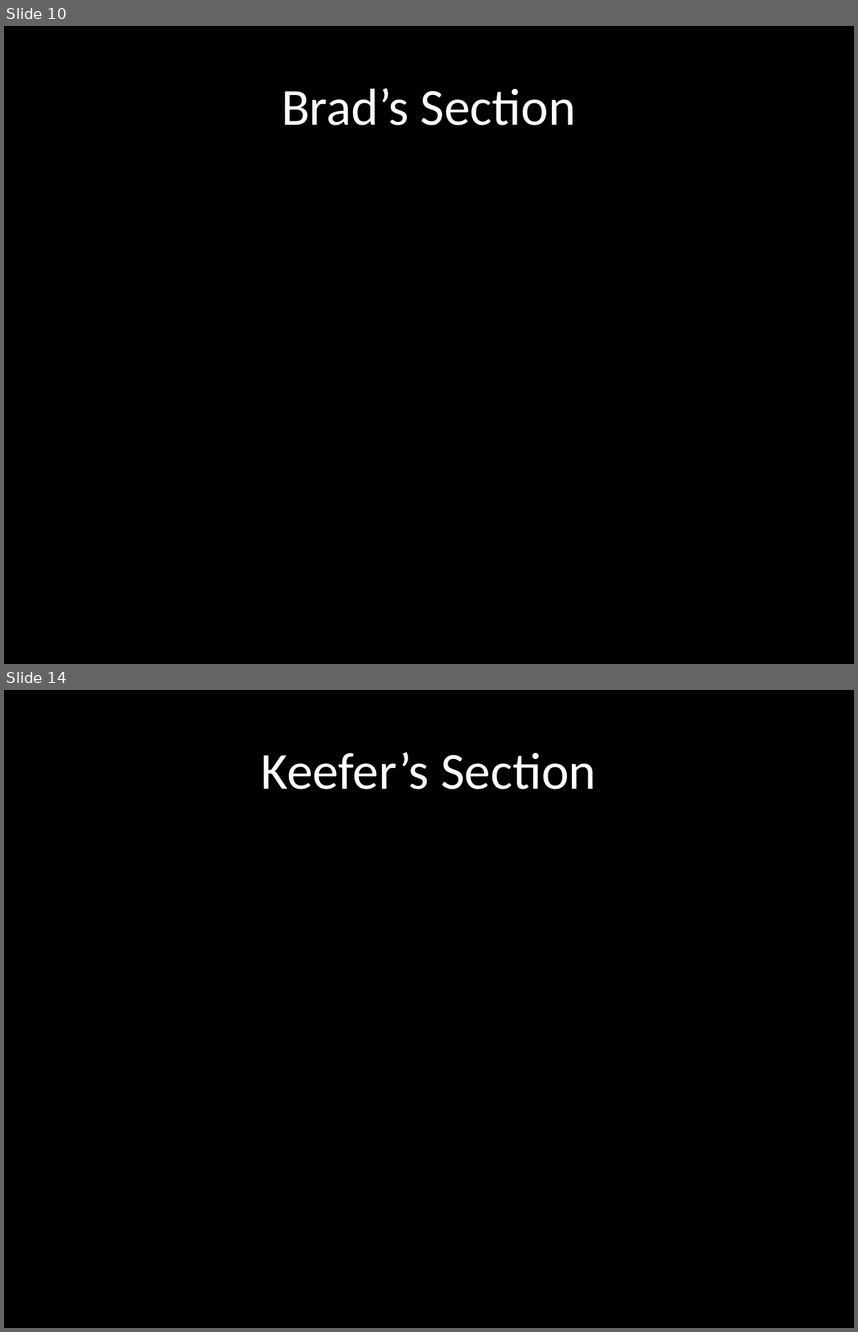
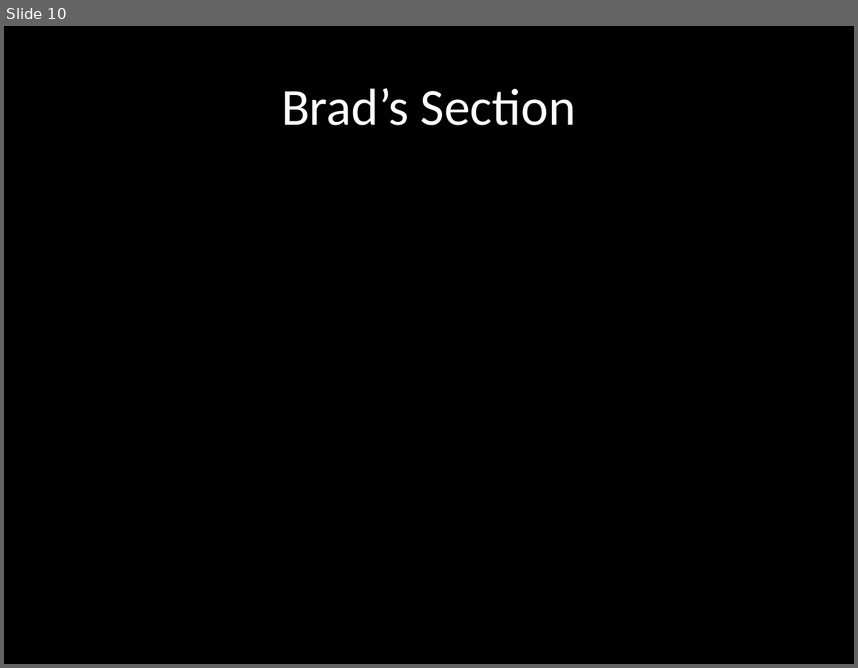
Before and after one commit to terrencepreilly/CPS410, a slide deck: final_presentation/Presentation.pptx. Shown one above the other, each under a label of ours: slides 10 and 14 before the commit, slide 10 after it; the slides between them are not shown. The pictures are 858x1332 and 858x668 pixels, drawn with LibreOffice and Linux fonts; fonts in the diff are those of the drawing; background and template pictures are left out. Boxes give left, top, right and bottom in pixels: in the first picture for what was removed or moved away, otherwise in the second. Text is boxed around its words. In the diff, an @@ line names an element or a change of style, - is before the commit and + after.

```diff
--- a/final_presentation/Presentation.pptx
+++ b/final_presentation/Presentation.pptx
@@ slide 14 removed at <box>4,690,854,1328</box>, background #000000 @@
@@ text removed at <box>261,752,596,789</box> @@
-Keefer’s Section
```
Also in this commit, not shown: 4 slides changed, 3 slides added, 3 other slides removed.
